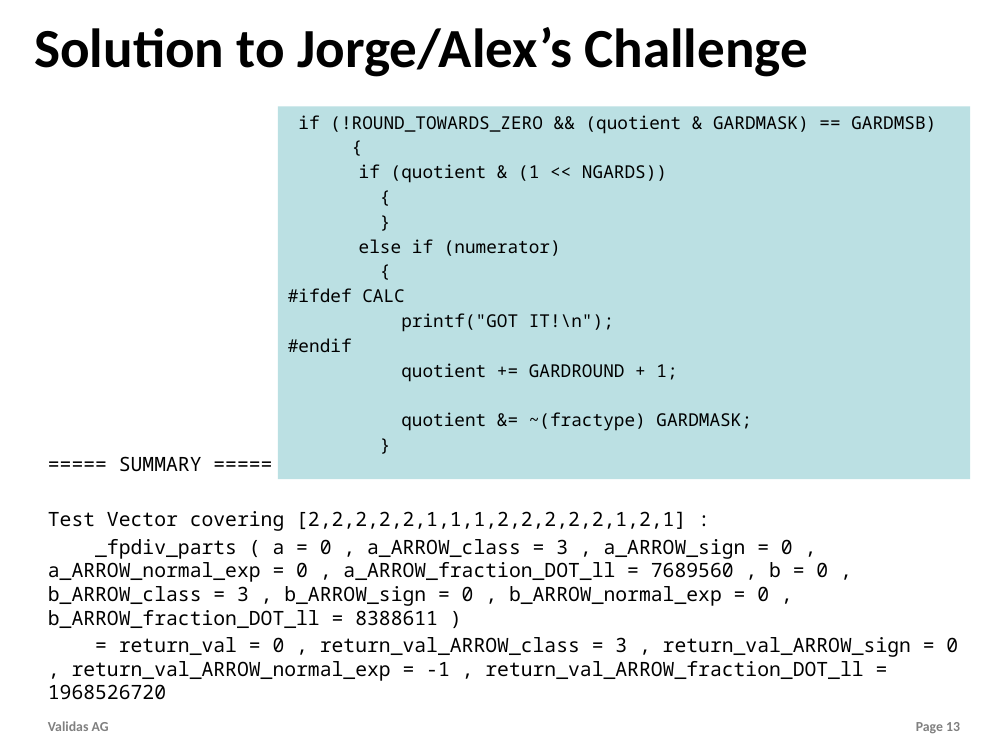
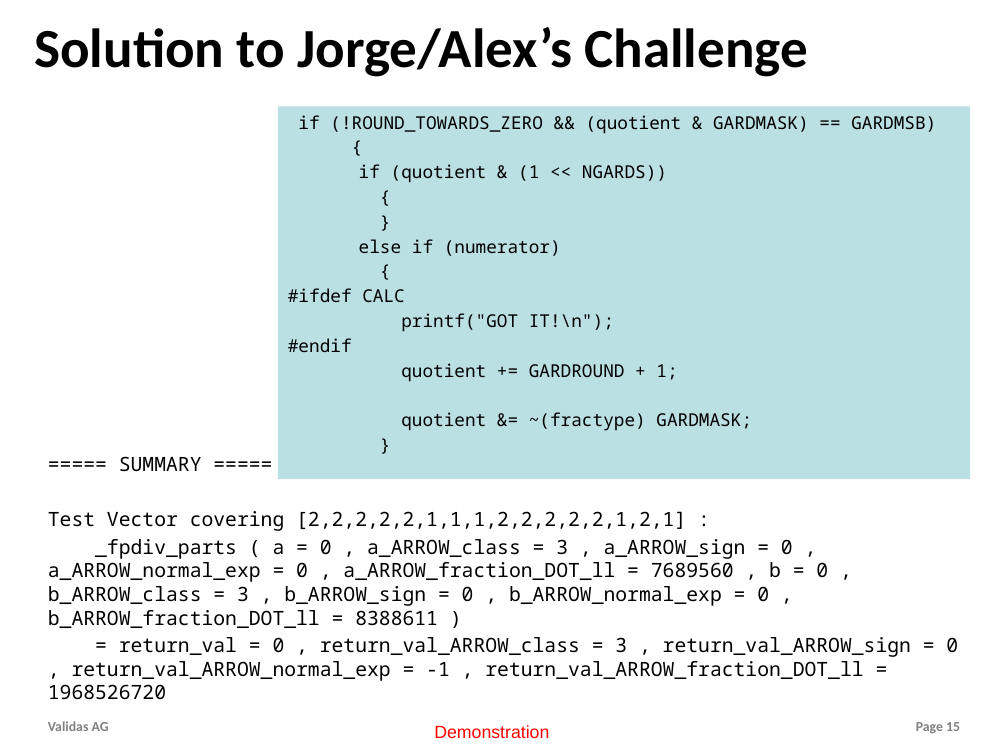
Before and after one commit to theoremprover/tvg, a slide deck: slide 15 of Vortraege/TestVectorGenerator.pptx (slide 13 before the commit). Drawn at 1008x756 pixels with LibreOffice and Linux fonts; fonts in the diff are those of the drawing; background and template pictures are left out. Boxes give left, top, right and bottom in pixels: in the first picture for what was removed or moved away, otherwise in the second. Text is boxed around its words. In the diff, an @@ line names an element or a change of style, - is before the commit and + after.

```diff
--- a/Vortraege/TestVectorGenerator.pptx
+++ b/Vortraege/TestVectorGenerator.pptx
@@ text added at bbox=[434, 725, 549, 738], 18 pt, text #FF0000 @@
+Demonstration
```
Also in this commit, not shown: 5 other slides changed, 2 slides added, 1 other file.
